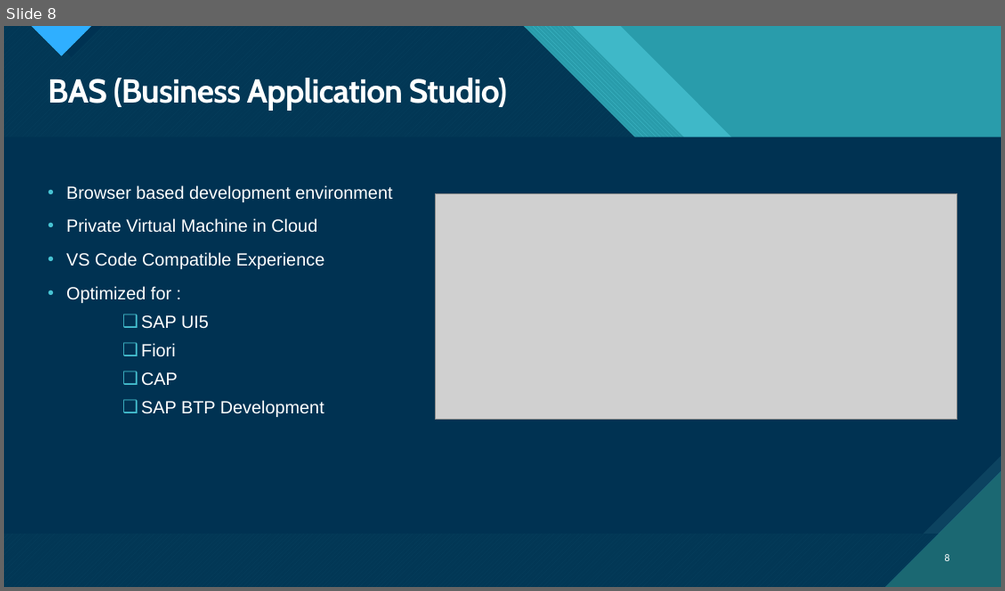
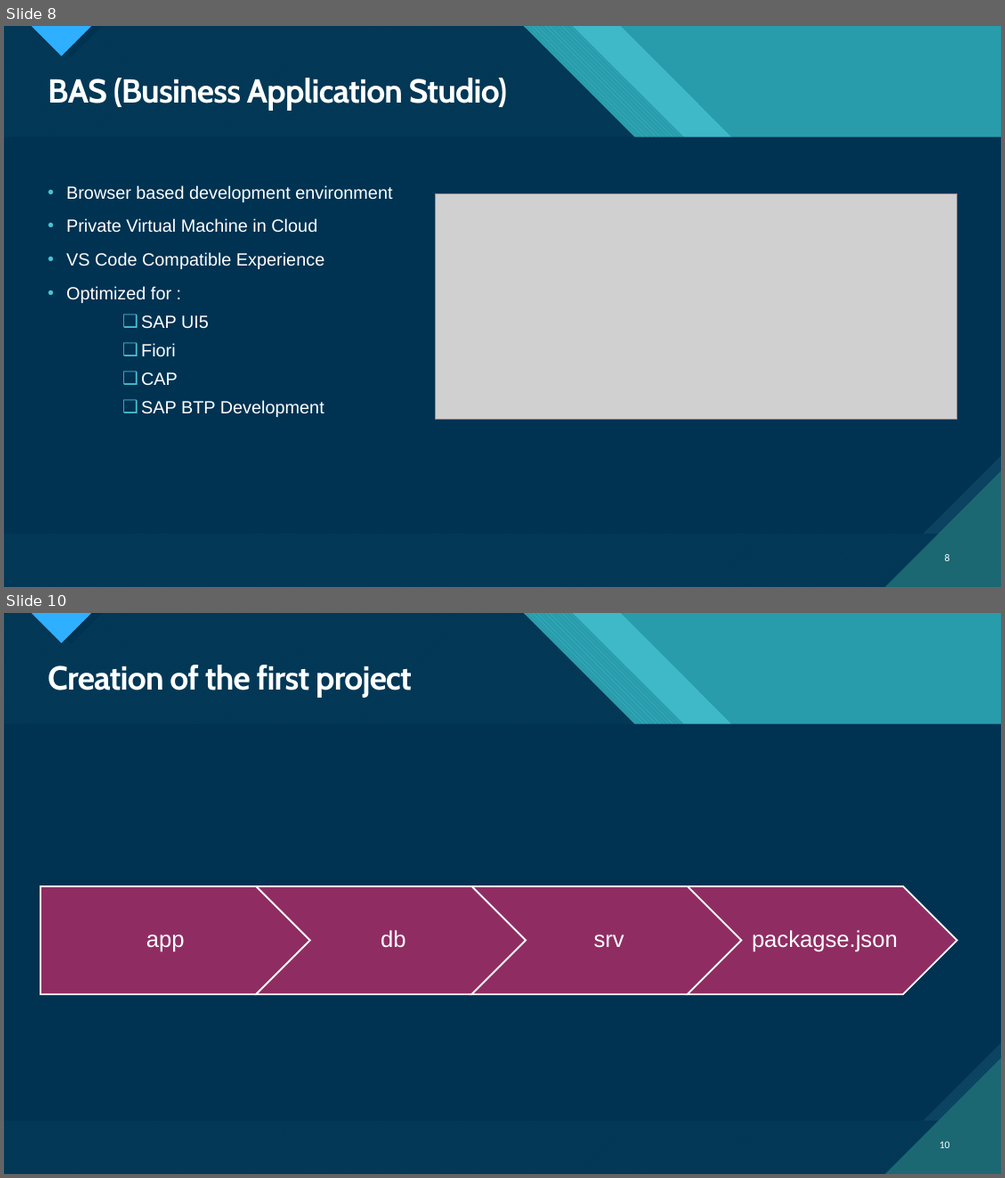
Before and after one commit to Swapnil-Garg16/test, a slide deck: SAP CAPM Overview.pptx. Shown one above the other, each under a label of ours: slide 8 before the commit, slides 8 and 10 after it; the slides between them are not shown. The pictures are 1005x591 and 1005x1178 pixels, drawn with LibreOffice and Linux fonts; fonts in the diff are those of the drawing; grey boxes stand for pictures. Boxes give left, top, right and bottom in pixels: in the first picture for what was removed or moved away, otherwise in the second. Text is boxed around its words. In the diff, an @@ line names an element or a change of style, - is before the commit and + after.

```diff
--- a/SAP CAPM Overview.pptx
+++ b/SAP CAPM Overview.pptx
@@ slide 10 added at box(4, 613, 1001, 1174), background #47C3D3; not listed: 18 template elements that a slide beside it also shows @@
@@ title added at box(48, 665, 412, 697), 32 pt, text #FFFFFF, bold @@
+Creation of the first project
@@ group added at box(40, 886, 957, 994): 4 texts, 3 chevrons, 1 pentagon arrow @@
+app
+db
+srv
+packagse.json
@@ page number added at box(939, 1141, 950, 1148), 10 pt, text #FFFFFF @@
+10
```
Also in this commit, not shown: 1 slide changed, 5 other slides added.
